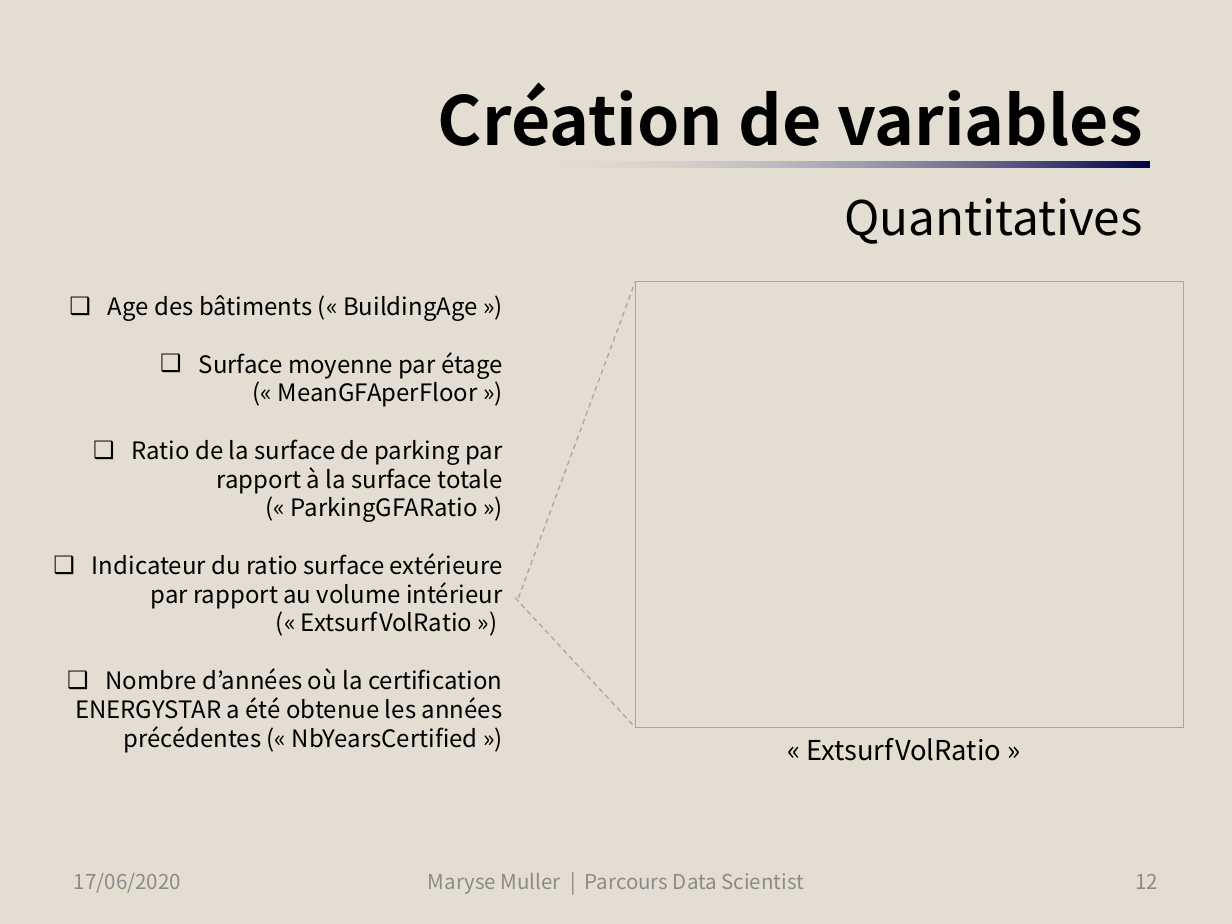
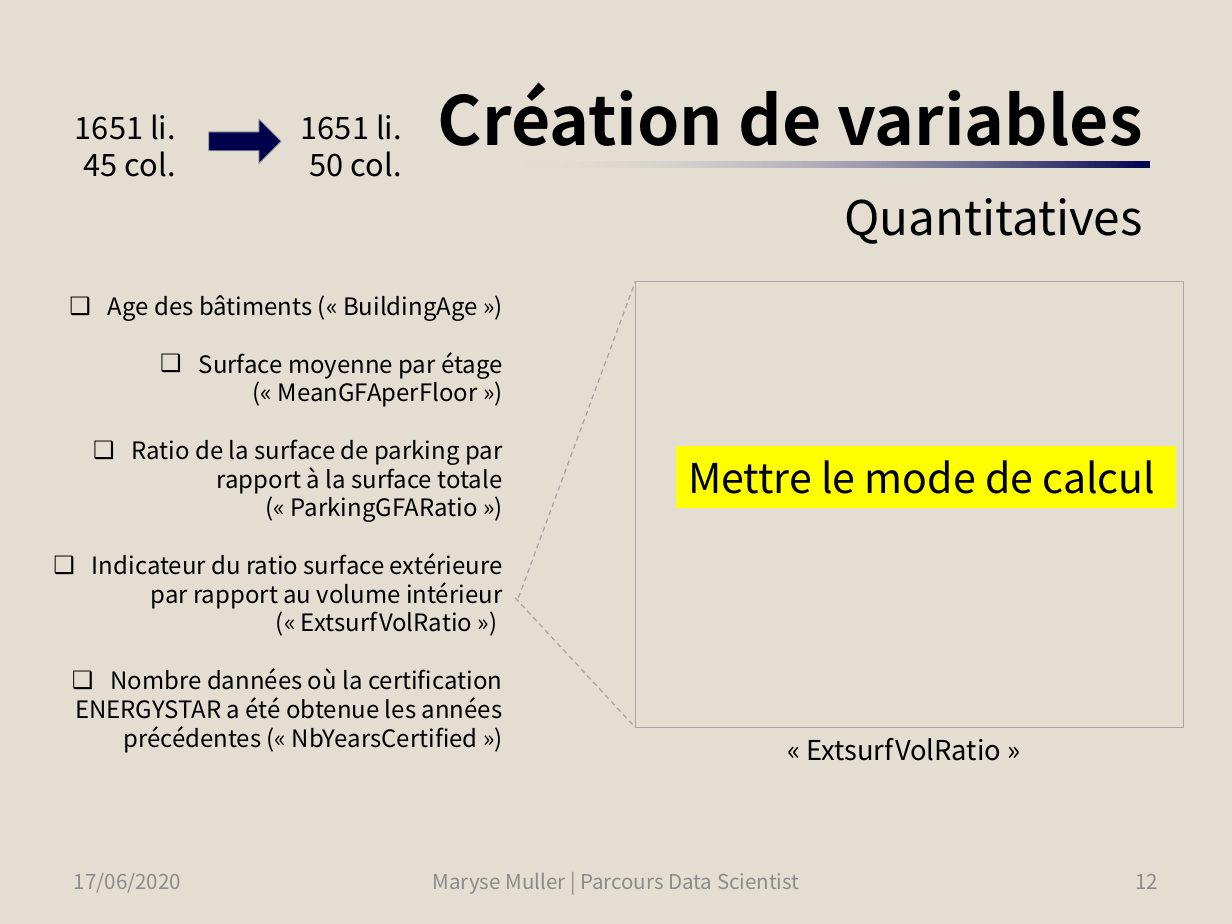
Before and after one commit to SmellyArmure/OC_DS_Project4, a slide deck: slide 12 of PRESENTATION/Projet4.pptx. Drawn at 1232x924 pixels with LibreOffice and Linux fonts; fonts in the diff are those of the drawing. Boxes give left, top, right and bottom in pixels: in the first picture for what was removed or moved away, otherwise in the second. Text is boxed around its words. In the diff, an @@ line names an element or a change of style, - is before the commit and + after.

```diff
--- a/PRESENTATION/Projet4.pptx
+++ b/PRESENTATION/Projet4.pptx
@@ text added at [75, 114, 176, 177], 18 pt, text #000000 @@
+1651 li.
+45 col.
@@ down arrow added at [209, 119, 282, 163], fill #00004C, outline #A6A6A6 0.5 pt @@
@@ text added at [301, 114, 402, 177], 18 pt, text #000000 @@
+1651 li.
+50 col.
@@ rectangle added at [676, 446, 1177, 508], fill #FFFF00, 24 pt, text #000000 @@
+Mettre le mode de calcul
@@ text at [75, 668, 503, 753]: text changed @@
-❑ Nombre d’années où la certification ENERGYSTAR a été obtenue les années précédentes (« NbYearsCertified »)
+❑ Nombre dannées où la certification ENERGYSTAR a été obtenue les années précédentes (« NbYearsCertified »)
@@ text "Maryse Muller | Parcours Data ..." rewrapped from [428, 873, 804, 894] to [432, 873, 799, 894] @@
```
Also in this commit, not shown: 20 other slides changed, 7 slides added, 1 slide removed, 3 other files.
